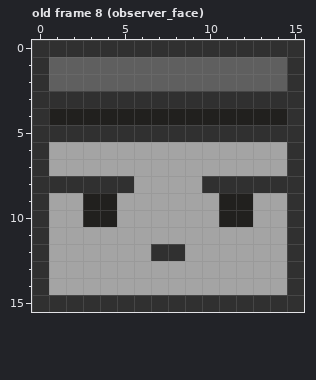
A pixel-art file gets an edit: textures/textures.aseprite. Above: the version before the commit.
16x16 pixels, 18 frames. Colours within 5 levels of each other are drawn and written as one. Shown: old frame 8 (observer_face). The commit also changed other frames, which this record leaves out.
After:
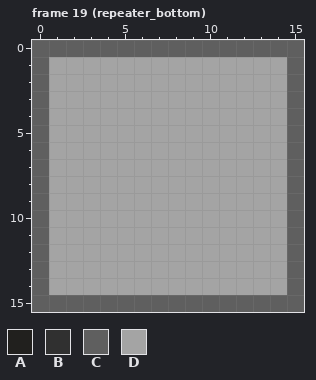
Palette (. is transparent): A #21201e  B #303030  C #5f5f5f  D #a4a4a4
A new or re-ordered frame is compared with the old frame closest to it.
What changed:
{"change": "frames 18 -> 24"}
{"where": "frame 19 (repeater_bottom) is new; against old frame 8 (observer_face)"}
{"frame":19,"y":0,"x":0,"old":"BBBBBBBBBBBBBBBB","new":"CCCCCCCCCCCCCCCC"}
{"frame":19,"y":1,"x":0,"old":"BCCCCCCCCCCCCCCB","new":"CDDDDDDDDDDDDDDC"}
{"frame":19,"y":2,"x":0,"old":"BCCCCCCCCCCCCCCB","new":"CDDDDDDDDDDDDDDC"}
{"frame":19,"y":3,"x":0,"old":"BBBBBBBBBBBBBBBB","new":"CDDDDDDDDDDDDDDC"}
{"frame":19,"y":4,"x":0,"old":"BAAAAAAAAAAAAAAB","new":"CDDDDDDDDDDDDDDC"}
{"frame":19,"y":5,"x":0,"old":"BBBBBBBBBBBBBBBB","new":"CDDDDDDDDDDDDDDC"}
{"frame":19,"y":6,"x":0,"old":"B","new":"C"}
{"frame":19,"y":6,"x":15,"old":"B","new":"C"}
{"frame":19,"y":7,"x":0,"old":"B","new":"C"}
{"frame":19,"y":7,"x":15,"old":"B","new":"C"}
{"frame":19,"y":8,"x":0,"old":"BBBBBB","new":"CDDDDD"}
{"frame":19,"y":8,"x":10,"old":"BBBBBB","new":"DDDDDC"}
{"frame":19,"y":9,"x":0,"old":"B","new":"C"}
{"frame":19,"y":9,"x":3,"old":"AA","new":"DD"}
{"frame":19,"y":9,"x":11,"old":"AA","new":"DD"}
{"frame":19,"y":9,"x":15,"old":"B","new":"C"}
{"frame":19,"y":10,"x":0,"old":"B","new":"C"}
{"frame":19,"y":10,"x":3,"old":"AA","new":"DD"}
{"frame":19,"y":10,"x":11,"old":"AA","new":"DD"}
{"frame":19,"y":10,"x":15,"old":"B","new":"C"}
{"frame":19,"y":11,"x":0,"old":"B","new":"C"}
{"frame":19,"y":11,"x":15,"old":"B","new":"C"}
{"frame":19,"y":12,"x":0,"old":"B","new":"C"}
{"frame":19,"y":12,"x":7,"old":"BB","new":"DD"}
{"frame":19,"y":12,"x":15,"old":"B","new":"C"}
{"frame":19,"y":13,"x":0,"old":"B","new":"C"}
{"frame":19,"y":13,"x":15,"old":"B","new":"C"}
{"frame":19,"y":14,"x":0,"old":"B","new":"C"}
{"frame":19,"y":14,"x":15,"old":"B","new":"C"}
{"frame":19,"y":15,"x":0,"old":"BBBBBBBBBBBBBBBB","new":"CCCCCCCCCCCCCCCC"}
